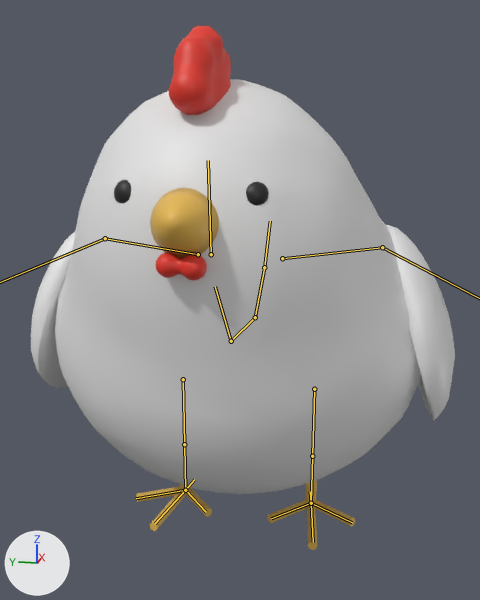
One commit to the Blender file chiccy.blend: the scene before it, then after it.
The view is the same before and after, from a 50 mm camera at (-4.65, -0.91, 0.4) aimed at (-0.1, 0.0, -0.74). Arrows for +X, +Y and +Z are at lower left; the lights stay in place. The bones that bend it are drawn over the model as lines.

The first picture shows 'Beak', 'Body', 'Crown', 'Giblets', 'Left Eye', 'Left Leg', 'Left Wing', 'Right Eye', 'Right Leg', 'Right Wing'.
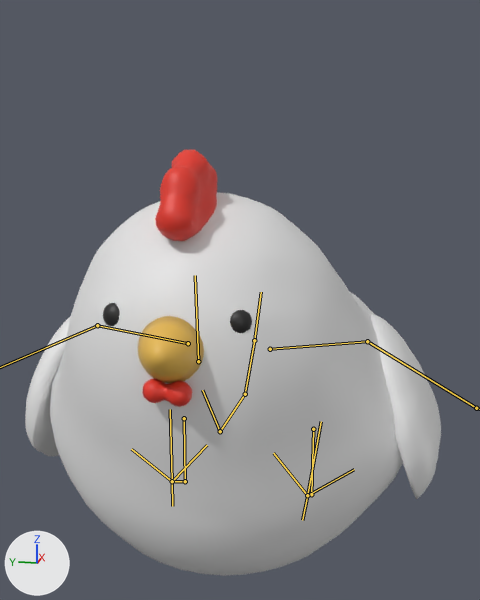
Commit message: sitting animation

The newer file adds an action. The first version stands in its rest pose; the second is drawn at frame 10 of the action 'Sitting'.

Location of each change, [x1, y1, x2, y2] in pixels of the pictures (480 x 600 px):
'Body', posed (7% shorter)
    before: [55, 79, 421, 494]
    after: [50, 192, 403, 576]
'Left Wing', posed (6% shorter)
    before: [386, 225, 455, 422]
    after: [371, 314, 441, 499]
'Crown', posed
    before: [169, 26, 231, 115]
    after: [155, 150, 218, 241]
'Right Wing', posed (11% shorter)
    before: [31, 231, 75, 388]
    after: [25, 316, 71, 456]
'Right Eye', posed
    before: [246, 182, 269, 206]
    after: [230, 310, 252, 333]
'Left Eye', posed
    before: [114, 180, 131, 203]
    after: [103, 303, 120, 326]
bone 'Tail Bone', root to tip
    before: (264, 267) to (270, 221)
    after: (254, 340) to (261, 292)
bone 'Bone.006', root to tip
    before: (255, 317) to (264, 267)
    after: (245, 394) to (254, 340)
bone 'Bone.007', root to tip
    before: (255, 317) to (231, 341)
    after: (245, 394) to (220, 431)
bone 'Left Leg Bone', root to tip
    before: (314, 389) to (312, 456)
    after: (313, 429) to (311, 494)
bone 'Bone.012', root to tip
    before: (312, 456) to (311, 503)
    after: (311, 494) to (307, 495)
bone 'Right Leg Bone', root to tip
    before: (183, 379) to (184, 444)
    after: (184, 418) to (185, 481)
bone 'Bone.014', root to tip
    before: (184, 444) to (185, 490)
    after: (185, 481) to (172, 481)

The change in detail:
Bone 'Tail Bone' (bone_tail_bone) moves from (0.0, 0.0, 0.0) to (-0.362, -0.526, 0.089).
Bone 'Bone.006' (bone_bone_006) moves from (0.0, 0.0, 0.0) to (-0.089, -0.41, -0.489).
Bone 'Bone.007' (bone_bone_007) moves from (0.0, 0.0, 0.0) to (0.073, 0.007, -0.641).
Bone 'Left Wing Bone' (bone_left_wing_bone) turns from (0, 0, 0) to (1, 1, 2) degrees about its own x, y and z.
Bone 'Left Leg Bone' (bone_left_leg_bone) moves from (0.0, 0.0, 0.0) to (0.0, 0.331, 0.0).
Bone 'Bone.012' (bone_bone_012) turns from (0, 0, 0) to (58, -47, 76) degrees about its own x, y and z.
Bone 'Right Leg Bone' (bone_right_leg_bone) moves from (0.0, 0.0, 0.0) to (0.0, 0.331, 0.0).
Bone 'Bone.014' (bone_bone_014) turns from (0, 0, 0) to (58, -47, 76) degrees about its own x, y and z.
